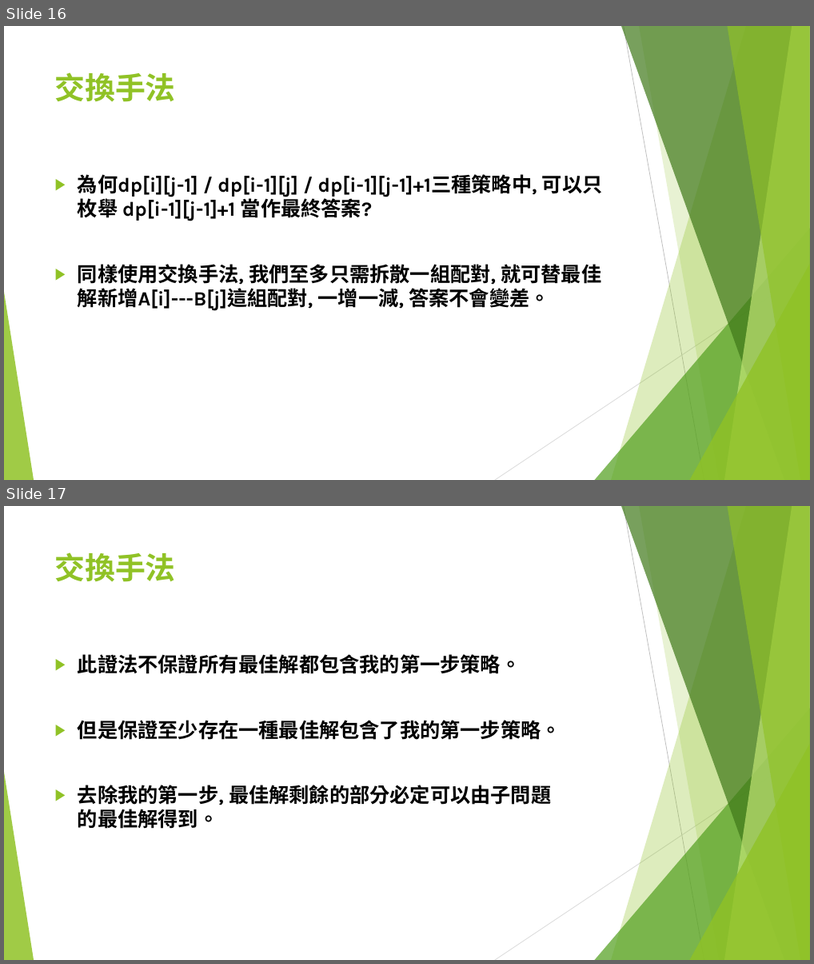
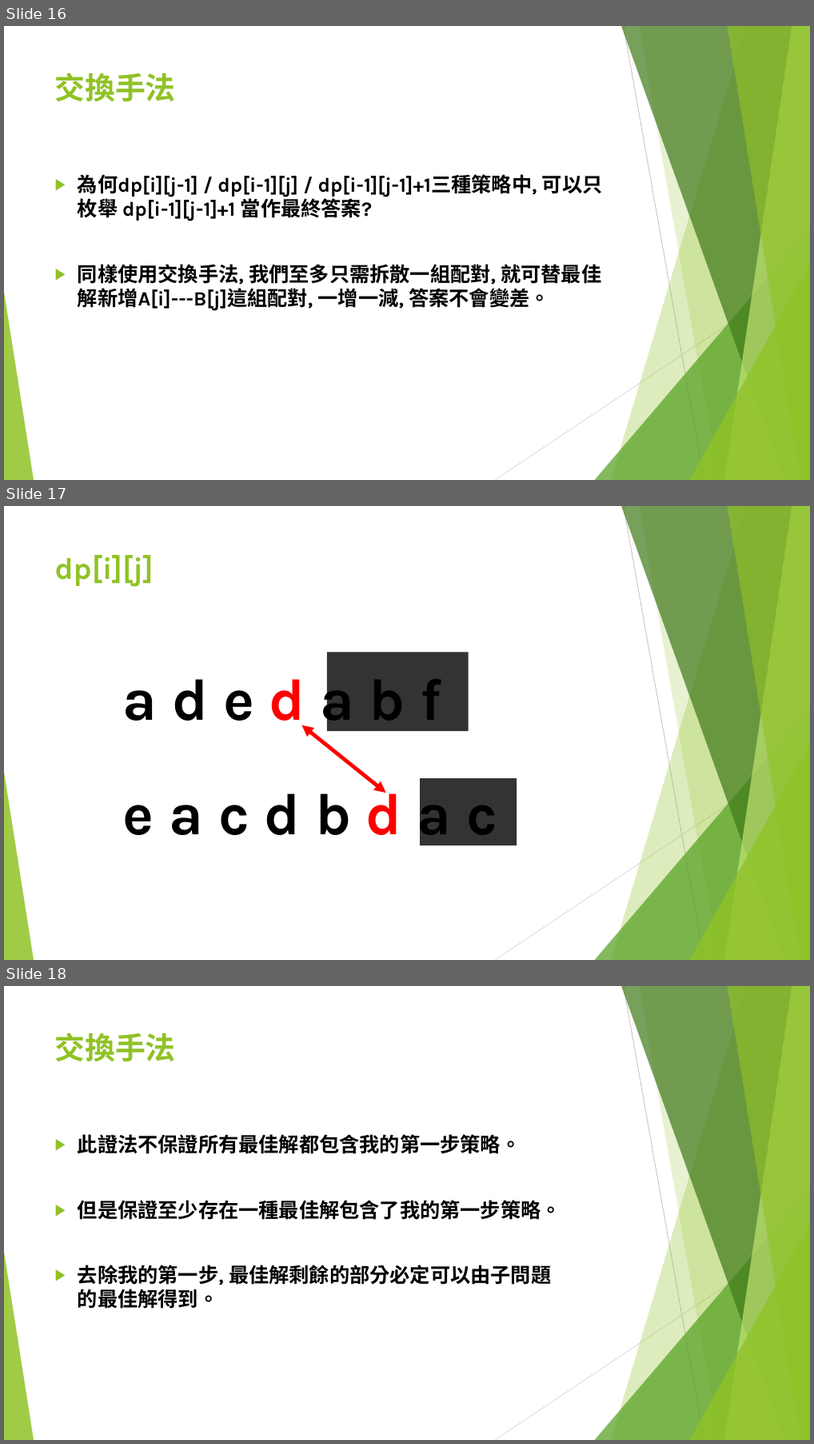
Before and after one commit to S920105123/DP2, a slide deck: presentation/進階動態規劃.pptx. Shown one above the other, each under a label of ours: slides 16 and 17 before the commit, slides 16, 17 and 18 after it. The pictures are 814x964 and 814x1444 pixels, drawn with LibreOffice and Linux fonts; fonts in the diff are those of the drawing. Boxes give left, top, right and bottom in pixels: in the first picture for what was removed or moved away, otherwise in the second. Text is boxed around its words. In the diff, an @@ line names an element or a change of style, - is before the commit and + after.

```diff
--- a/presentation/進階動態規劃.pptx
+++ b/presentation/進階動態規劃.pptx
@@ slide 17 added at [4,506,810,960], background #FFFFFF; not listed: 10 template elements that a slide beside it also shows @@
@@ title added at [55,555,154,587], 36 pt, text #90C226, bold @@
+dp[i][j]
@@ text added at [123,666,442,733], 70 pt, text #000000, bold @@
+a d e d a b f
@@ rectangle added at [327,652,469,731], fill #000000 at 80% opacity @@
@@ double arrow added from (302, 725) to (386, 792), #FF0000 4.5 pt @@
@@ text added at [123,781,498,848], 70 pt, text #000000, bold @@
+e a c d b d a c
@@ rectangle added at [420,778,517,845], fill #000000 at 80% opacity @@
@@ what was slide 17 is now slide 18 @@
```
Also in this commit, not shown: 3 slides changed, 7 other slides added.
